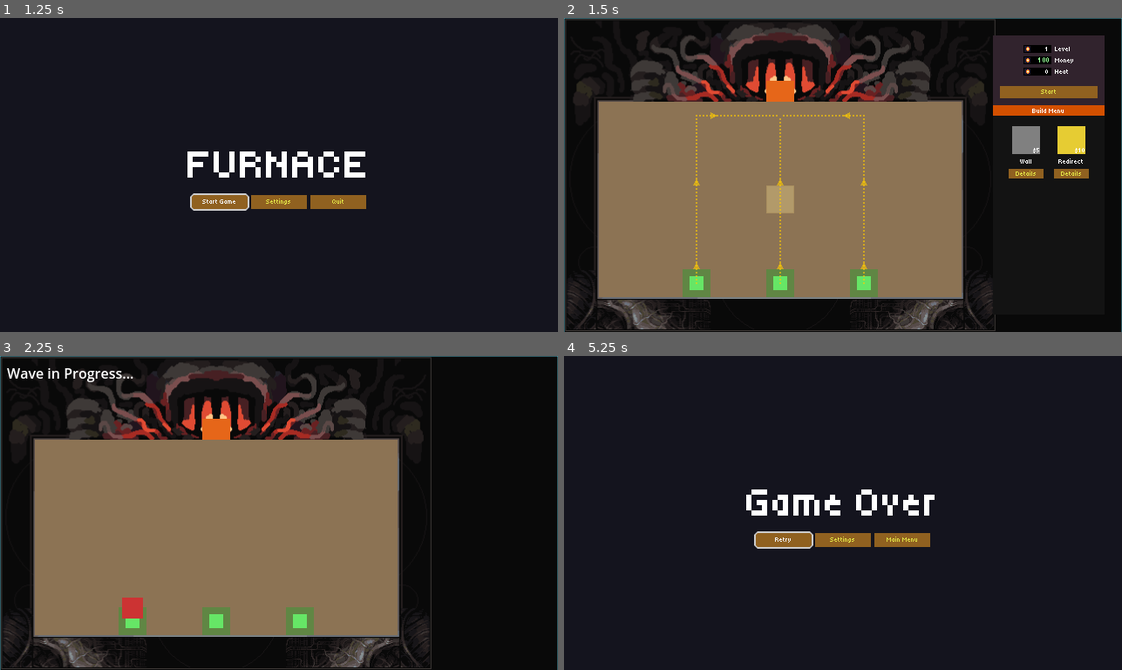
Above: before the commit, frames 1-4 (two rows, left to right).
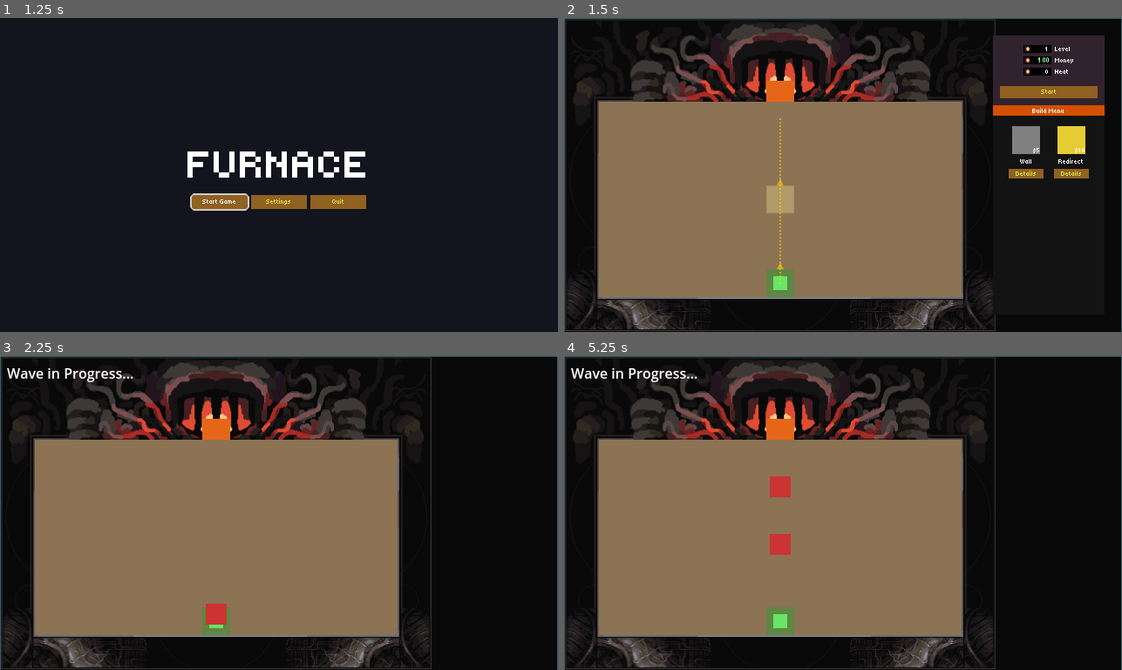
Above: after the commit, the same moments.

Repository: Arcane-Laboratory/Furnace
Game: Godot game, scene res://scenes/ui/title_screen.tscn
Same seed, same stepped clock (60 frames per second), same inputs: the game is played once before the commit and once after it. Sound files missing from this copy of the repository are replaced by a short silence.
Inputs (mouse positions are in pixels of both pictures, inside the frame that each line leads up to):
- Up to frame 1 (1.25 s): tap Enter at 0.5 s; move the mouse to (401, 159) at 0.52 s; tap P at 0.6 s; click (401, 159) at 0.67 s
- Up to frame 2 (1.5 s): click "Start Game" at 1.25 s
- Up to frame 3 (2.25 s): click "Start" at 2 s
- Up to frame 4 (5.25 s): drag from (731, 528) to (815, 575) at 2.77 s; move the mouse to (898, 443) at 3.52 s; tap P at 3.6, 5.1 s; click (898, 443) at 3.67 s; drag from (815, 575) to (675, 465) at 4.27 s; move the mouse to (1010, 560) at 5.02 s; click (1010, 560) at 5.17 s

Frame 1 is identical in both runs. In frame 2, 1.2% of the frame differs, in the area x 21-57%, y 30-89%; in frame 3, 1.3%; in frame 4, 50%, in the area x 0-100%, y 0-100%.

Commit message:
Implement enum-based level resource system with designer-friendly configuration
- Created EnemyWaveEntry resource class for typed enemy wave data
- Added EnemyType and RuneType enums to LevelData for type safety
- Updated level resource files to use enum values instead of strings
- Added fallback mechanism for missing enemy scene files
- Updated EnemyManager and BuildSubmenu to work with enum-based system
- Created comprehensive README documentation for level resources
- Added helper methods for enum-to-string conversion (backward compatibility)
- Created bash script for checking Godot errors (godot-check-errors.sh)

Diff:
--- a/godot/resources/enemies/basic_enemy_definition.tres
+++ b/godot/resources/enemies/basic_enemy_definition.tres
@@ -6,6 +6,8 @@
 script = ExtResource("1")
 enemy_type = "basic"
 display_name = "Basic Enemy"
-speed = 100.0
+health = 50
+speed = 50.0
 scene_path = "res://scenes/entities/enemies/basic_enemy.tscn"
 color = Color(0.8, 0.2, 0.2, 1)
+introduction_level = 1
--- /dev/null
+++ b/godot/resources/levels/level_1.tres
@@ -0,0 +1,40 @@
+[gd_resource type="Resource" script_class="LevelData" load_steps=6 format=3 uid="uid://dvhhtfidhsaa"]
+
+[ext_resource type="Script" uid="uid://bbkvpakf3hhjq" path="res://scripts/resources/level_data.gd" id="1"]
+[ext_resource type="Script" uid="uid://oi70e4rojnys" path="res://scripts/resources/enemy_wave_entry.gd" id="2"]
+
+[sub_resource type="Resource" id="Resource_sfdh2"]
+script = ExtResource("2")
+enemy_type = 0
+spawn_point = 0
+delay = 0.0
+metadata/_custom_type_script = "uid://oi70e4rojnys"
+
+[sub_resource type="Resource" id="Resource_yc005"]
+script = ExtResource("2")
+enemy_type = 1
+spawn_point = 0
+delay = 2.0
+metadata/_custom_type_script = "uid://oi70e4rojnys"
+
+[sub_resource type="Resource" id="Resource_117ja"]
+script = ExtResource("2")
+enemy_type = 0
+spawn_point = 0
+delay = 4.0
+metadata/_custom_type_script = "uid://oi70e4rojnys"
+
+[resource]
+script = ExtResource("1")
+level_number = 1
+level_name = "Tutorial"
+starting_resources = 100
+spawn_points = Array[Vector2i]([Vector2i(6, 6)])
+furnace_position = Vector2i(6, 0)
+terrain_blocked = Array[Vector2i]([])
+preset_walls = Array[Vector2i]([])
+preset_runes = Array[Dictionary]([])
+enemy_waves = Array[ExtResource("2")]([SubResource("Resource_sfdh2"), SubResource("Resource_yc005"), SubResource("Resource_117ja")])
+allowed_runes = Array[int]([0, 2])
+hint_text = "Welcome! Place redirect runes to guide the fireball. Rotate them during build phase to change direction."
+par_time_seconds = 60.0
--- /dev/null
+++ b/godot/resources/levels/level_2.tres
@@ -0,0 +1,43 @@
+[gd_resource type="Resource" script_class="LevelData" load_steps=5 format=3]
+
+[ext_resource type="Script" path="res://scripts/resources/level_data.gd" id="1"]
+[ext_resource type="Script" path="res://scripts/resources/enemy_wave_entry.gd" id="2"]
+
+[sub_resource type="EnemyWaveEntry" id="EnemyWaveEntry_1"]
+script = ExtResource("2")
+enemy_type = 0
+spawn_point = 0
+delay = 0.0
+
+[sub_resource type="EnemyWaveEntry" id="EnemyWaveEntry_2"]
+script = ExtResource("2")
+enemy_type = 1
+spawn_point = 0
+delay = 1.5
+
+[sub_resource type="EnemyWaveEntry" id="EnemyWaveEntry_3"]
+script = ExtResource("2")
+enemy_type = 0
+spawn_point = 1
+delay = 2.0
+
+[sub_resource type="EnemyWaveEntry" id="EnemyWaveEntry_4"]
+script = ExtResource("2")
+enemy_type = 1
+spawn_point = 1
+delay = 3.5
+
+[resource]
+script = ExtResource("1")
+level_number = 2
+level_name = "Challenge"
+starting_resources = 120
+spawn_points = [Vector2i(3, 6), Vector2i(9, 6)]
+furnace_position = Vector2i(6, 0)
+terrain_blocked = []
+preset_walls = []
+preset_runes = []
+enemy_waves = [SubResource("EnemyWaveEntry_1"), SubResource("EnemyWaveEntry_2"), SubResource("EnemyWaveEntry_3"), SubResource("EnemyWaveEntry_4")]
+allowed_runes = [0, 2, 3]
+hint_text = "Fast enemies move quickly! Use reflect runes to bounce the fireball back at them."
+par_time_seconds = 90.0
--- /dev/null
+++ b/godot/resources/levels/level_3.tres
@@ -0,0 +1,55 @@
+[gd_resource type="Resource" script_class="LevelData" load_steps=7 format=3]
+
+[ext_resource type="Script" path="res://scripts/resources/level_data.gd" id="1"]
+[ext_resource type="Script" path="res://scripts/resources/enemy_wave_entry.gd" id="2"]
+
+[sub_resource type="EnemyWaveEntry" id="EnemyWaveEntry_1"]
+script = ExtResource("2")
+enemy_type = 0
+spawn_point = 0
+delay = 0.0
+
+[sub_resource type="EnemyWaveEntry" id="EnemyWaveEntry_2"]
+script = ExtResource("2")
+enemy_type = 1
+spawn_point = 1
+delay = 1.0
+
+[sub_resource type="EnemyWaveEntry" id="EnemyWaveEntry_3"]
+script = ExtResource("2")
+enemy_type = 2
+spawn_point = 2
+delay = 2.0
+
+[sub_resource type="EnemyWaveEntry" id="EnemyWaveEntry_4"]
+script = ExtResource("2")
+enemy_type = 0
+spawn_point = 0
+delay = 3.0
+
+[sub_resource type="EnemyWaveEntry" id="EnemyWaveEntry_5"]
+script = ExtResource("2")
+enemy_type = 1
+spawn_point = 1
+delay = 4.0
+
+[sub_resource type="EnemyWaveEntry" id="EnemyWaveEntry_6"]
+script = ExtResource("2")
+enemy_type = 2
+spawn_point = 2
+delay = 5.0
+
+[resource]
+script = ExtResource("1")
+level_number = 3
+level_name = "Expert"
+starting_resources = 150
+spawn_points = [Vector2i(2, 6), Vector2i(6, 6), Vector2i(10, 6)]
+furnace_position = Vector2i(6, 0)
+terrain_blocked = []
+preset_walls = []
+preset_runes = []
+enemy_waves = [SubResource("EnemyWaveEntry_1"), SubResource("EnemyWaveEntry_2"), SubResource("EnemyWaveEntry_3"), SubResource("EnemyWaveEntry_4"), SubResource("EnemyWaveEntry_5"), SubResource("EnemyWaveEntry_6")]
+allowed_runes = [0, 2, 3, 4, 5]
+hint_text = "Tank enemies have high health. Use explosive runes to deal area damage, or acceleration runes to speed up your fireball!"
+par_time_seconds = 120.0
--- a/godot/scripts/autoload/enemy_manager.gd
+++ b/godot/scripts/autoload/enemy_manager.gd
@@ -62,12 +62,12 @@
 
 	# Spawn all enemies with their delays
 	for i in range(current_level_data.enemy_waves.size()):
-		var wave_data: Dictionary = current_level_data.enemy_waves[i]
-		var delay: float = wave_data.get("delay", 0.0)
+		var wave_entry: EnemyWaveEntry = current_level_data.enemy_waves[i]
+		var delay: float = wave_entry.delay
 
 		# Create spawn task with delay
 		await get_tree().create_timer(delay).timeout
-		_spawn_enemy(wave_data)
+		_spawn_enemy_from_entry(wave_entry)
 
 
 ## Apply enemy definition stats and path (called deferred after _ready())
@@ -84,13 +84,32 @@
 	enemy.set_path(path)
 
 
-## Spawn a single enemy based on wave data
+## Spawn a single enemy based on wave entry (new enum-based system)
+func _spawn_enemy_from_entry(wave_entry: EnemyWaveEntry) -> void:
+	if not current_level_data or not enemies_container:
+		return
+
+	var enemy_type: String = wave_entry.get_enemy_type_string()
+	var spawn_point_index: int = wave_entry.spawn_point
+
+	_spawn_enemy_by_type(enemy_type, spawn_point_index)
+
+
+## Spawn a single enemy based on wave data (legacy Dictionary format - kept for compatibility)
 func _spawn_enemy(wave_data: Dictionary) -> void:
 	if not current_level_data or not enemies_container:
 		return
 
 	var enemy_type: String = wave_data.get("enemy_type", "basic")
 	var spawn_point_index: int = wave_data.get("spawn_point", 0)
+
+	_spawn_enemy_by_type(enemy_type, spawn_point_index)
+
+
+## Internal helper to spawn an enemy by type and spawn point index
+func _spawn_enemy_by_type(enemy_type: String, spawn_point_index: int) -> void:
+	if not current_level_data or not enemies_container:
+		return
 
 	# Validate spawn point index
 	if spawn_point_index < 0 or spawn_point_index >= current_level_data.spawn_points.size():
@@ -112,9 +131,14 @@
 		# Fallback to default path pattern
 		enemy_scene_path = "res://scenes/entities/enemies/%s_enemy.tscn" % enemy_type
 
+	# If the specific enemy scene doesn't exist, fallback to basic enemy scene
+	# This allows levels to use any enemy type even if the scene file doesn't exist yet
 	if not ResourceLoader.exists(enemy_scene_path):
-		push_error("EnemyManager: Enemy scene not found: %s" % enemy_scene_path)
-		return
+		push_warning("EnemyManager: Enemy scene not found: %s, falling back to basic_enemy.tscn" % enemy_scene_path)
+		enemy_scene_path = "res://scenes/entities/enemies/basic_enemy.tscn"
+		if not ResourceLoader.exists(enemy_scene_path):
+			push_error("EnemyManager: Basic enemy scene also not found: %s" % enemy_scene_path)
+			return
 
 	var enemy_scene := load(enemy_scene_path)
 	if not enemy_scene:
--- a/godot/scripts/game/game_scene.gd
+++ b/godot/scripts/game/game_scene.gd
@@ -121,7 +121,7 @@
 
 func _load_level_data() -> void:
 	# Try to load level data resource, or create default
-	var level_path := "res://levels/level_%d.tres" % GameManager.current_level
+	var level_path := "res://resources/levels/level_%d.tres" % GameManager.current_level
 	if ResourceLoader.exists(level_path):
 		current_level_data = load(level_path) as LevelData
 	else:
@@ -145,12 +145,23 @@
 	# Default furnace position (top center)
 	level_data.furnace_position = Vector2i(6, 0)
 
-	# Default enemy wave
-	level_data.enemy_waves = [
-		{"enemy_type": "basic", "spawn_point": 0, "delay": 0.0},
-		{"enemy_type": "basic", "spawn_point": 1, "delay": 1.0},
-		{"enemy_type": "basic", "spawn_point": 2, "delay": 2.0},
-	]
+	# Default enemy wave (using EnemyWaveEntry resources)
+	var wave1 := EnemyWaveEntry.new()
+	wave1.enemy_type = EnemyWaveEntry.EnemyType.BASIC
+	wave1.spawn_point = 0
+	wave1.delay = 0.0
+
+	var wave2 := EnemyWaveEntry.new()
+	wave2.enemy_type = EnemyWaveEntry.EnemyType.BASIC
+	wave2.spawn_point = 1
+	wave2.delay = 1.0
+
+	var wave3 := EnemyWaveEntry.new()
+	wave3.enemy_type = EnemyWaveEntry.EnemyType.BASIC
+	wave3.spawn_point = 2
+	wave3.delay = 2.0
+
+	level_data.enemy_waves = [wave1, wave2, wave3]
 
 	return level_data
 
--- /dev/null
+++ b/godot/scripts/resources/enemy_wave_entry.gd
@@ -0,0 +1,34 @@
+extends Resource
+class_name EnemyWaveEntry
+## Resource class for a single enemy wave entry
+## Used in LevelData to define enemy spawns with type-safe enums
+
+
+enum EnemyType {
+	BASIC,  # Standard enemy
+	FAST,   # Fast enemy (low health, high speed)
+	TANK,   # Tank enemy (high health, low speed)
+}
+
+
+## Enemy type (enum)
+@export var enemy_type: EnemyType = EnemyType.BASIC
+
+## Spawn point index (0-based index into LevelData.spawn_points array)
+@export var spawn_point: int = 0
+
+## Delay in seconds before this enemy spawns
+@export var delay: float = 0.0
+
+
+## Convert enemy type enum to string for compatibility with existing systems
+func get_enemy_type_string() -> String:
+	match enemy_type:
+		EnemyType.BASIC:
+			return "basic"
+		EnemyType.FAST:
+			return "fast"
+		EnemyType.TANK:
+			return "tank"
+		_:
+			return "basic"
--- a/godot/scripts/resources/level_data.gd
+++ b/godot/scripts/resources/level_data.gd
@@ -1,6 +1,25 @@
 extends Resource
 class_name LevelData
 ## Custom resource for defining level layouts and configurations
+
+
+## Enemy type enum (matches EnemyWaveEntry.EnemyType)
+enum EnemyType {
+	BASIC,  # Standard enemy
+	FAST,   # Fast enemy (low health, high speed)
+	TANK,   # Tank enemy (high health, low speed)
+}
+
+## Rune type enum
+enum RuneType {
+	REDIRECT,          # Basic redirect rune
+	ADVANCED_REDIRECT, # Advanced redirect (can change direction during active phase)
+	WALL,              # Wall (blocks enemy movement)
+	REFLECT,           # Reflect rune (bounces fireball back)
+	EXPLOSIVE,         # Explosive rune (area damage)
+	ACCELERATION,      # Acceleration rune (speeds up fireball)
+	PORTAL,            # Portal rune (teleports fireball)
+}
 
 
 ## Level identifier
@@ -19,7 +38,7 @@
 ## Pre-placed runes (grid position + rune type)
 ## These cannot be edited by the player
 @export var preset_runes: Array[Dictionary] = []
-# Format: [{ "position": Vector2i, "type": "redirect", "direction": "south", "uses": 0 }]
+# Format: [{ "position": Vector2i, "type": RuneType, "direction": "south", "uses": 0 }]
 
 ## Impassable terrain tiles (rock/mountain)
 @export var terrain_blocked: Array[Vector2i] = []
@@ -30,9 +49,8 @@
 ## Furnace entry position (where fireball launches from)
 @export var furnace_position: Vector2i = Vector2i(6, 0)  # Top center default
 
-## Enemy wave data
-@export var enemy_waves: Array[Dictionary] = []
-# Format: [{ "enemy_type": "basic", "spawn_point": 0, "delay": 0.0 }]
+## Enemy wave data (using typed resource entries)
+@export var enemy_waves: Array[EnemyWaveEntry] = []
 
 ## Par time for level (optional, for scoring)
 @export var par_time_seconds: float = 60.0
@@ -41,8 +59,8 @@
 @export var hint_text: String = ""
 
 ## Allowed runes for this level (empty array = all default runes available)
-## Format: Array of rune type strings (e.g., ["redirect", "wall", "portal"])
-@export var allowed_runes: Array[String] = []
+## Uses enum values for type safety
+@export var allowed_runes: Array[RuneType] = []
 
 
 ## Validate that the level data is properly configured
@@ -103,3 +121,64 @@
 		return false
 
 	return true
+
+
+## Convert rune type enum to string for compatibility with existing systems
+static func rune_type_to_string(rune_type: RuneType) -> String:
+	match rune_type:
+		RuneType.REDIRECT:
+			return "redirect"
+		RuneType.ADVANCED_REDIRECT:
+			return "advanced_redirect"
+		RuneType.WALL:
+			return "wall"
+		RuneType.REFLECT:
+			return "reflect"
+		RuneType.EXPLOSIVE:
+			return "explosive"
+		RuneType.ACCELERATION:
+			return "acceleration"
+		RuneType.PORTAL:
+			return "portal"
+		_:
+			return "redirect"
+
+
+## Get allowed runes as string array (for compatibility with existing code)
+func get_allowed_runes_strings() -> Array[String]:
+	var result: Array[String] = []
+	for rune_type in allowed_runes:
+		result.append(rune_type_to_string(rune_type))
+	return result
+
+
+## Check if a rune type is allowed (by string)
+func is_rune_allowed(rune_type_string: String) -> bool:
+	if allowed_runes.is_empty():
+		# Empty array means all default unlocked runes are available
+		return true
+
+	# Convert string to enum and check
+	var rune_type: RuneType = string_to_rune_type(rune_type_string)
+	return rune_type in allowed_runes
+
+
+## Convert string to rune type enum
+static func string_to_rune_type(rune_type_string: String) -> RuneType:
+	match rune_type_string:
+		"redirect":
+			return RuneType.REDIRECT
+		"advanced_redirect":
+			return RuneType.ADVANCED_REDIRECT
+		"wall":
+			return RuneType.WALL
+		"reflect":
+			return RuneType.REFLECT
+		"explosive":
+			return RuneType.EXPLOSIVE
+		"acceleration":
+			return RuneType.ACCELERATION
+		"portal":
+			return RuneType.PORTAL
+		_:
+			return RuneType.REDIRECT
--- a/godot/scripts/ui/build_submenu.gd
+++ b/godot/scripts/ui/build_submenu.gd
@@ -66,8 +66,8 @@
 		# All default unlocked items are available
 		return unlocked_by_default
 	else:
-		# Only items in allowed_runes are available
-		return item_type in current_level_data.allowed_runes
+		# Only items in allowed_runes are available (use helper method for enum conversion)
+		return current_level_data.is_rune_allowed(item_type)
 
 
 ## Initialize list of available buildable items (filtered by level)
Not shown, added: cursor-integration/godot-check-errors.sh
Not shown, added: godot/resources/levels/README.md
